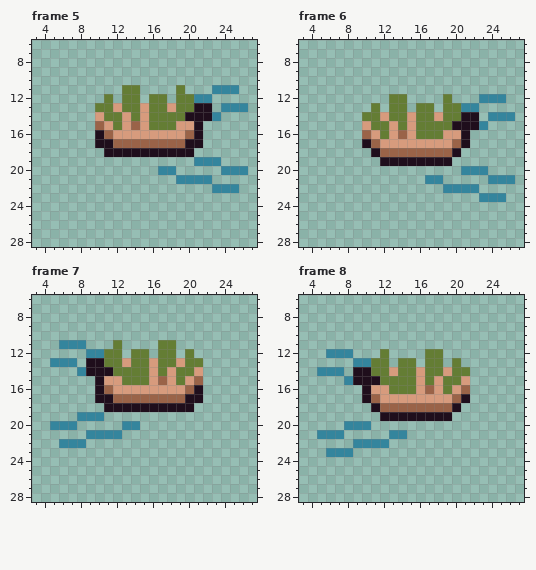
A pixel-art file gets an edit: Aseprite/boats/civilian.aseprite. The picture above is the old version.
32x32 pixels, 8 frames. Shown: frame 5: x 3..27, y 6..28; frame 6: x 3..27, y 6..28; frame 7: x 3..27, y 6..28; frame 8: x 3..27, y 6..28. The commit also changed other frames, which this record leaves out.
After:
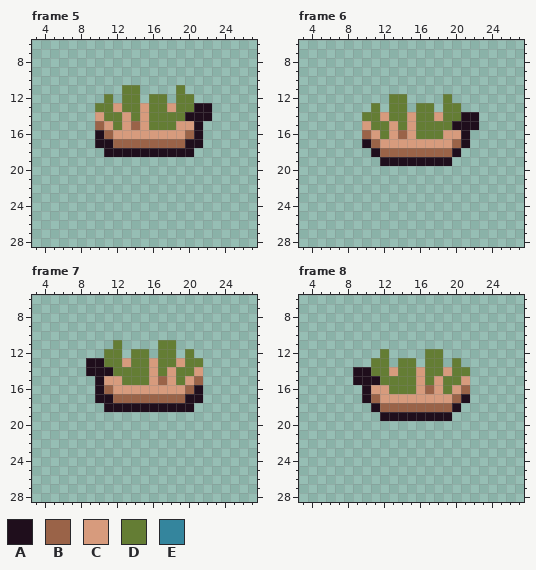
Palette (. is transparent): A #1f0e1c  B #9a6348  C #d79b7d  D #647d34  E #34859d
Diff:
--- frame 5
@@ x 19..27 @@
 10 .........
-11 D...EEE..
-12 DDEE.....
-13 DDAA.EEE.
-14 DAAAE....
+11 D........
+12 DD.......
+13 DDAA.....
+14 DAAA.....
 15 CCA......
@@ x 15..27 @@
 18 AAAAAA.......
-19 ......EEE....
-20 ..EE.....EEE.
-21 ....EEEE.....
-22 ........EEE..
+19 .............
+20 .............
+21 .............
+22 .............
 23 .............
--- frame 6
@@ x 19..27 @@
 11 .........
-12 D...EEE..
-13 DDEE.....
-14 DDAA.EEE.
-15 DAAAE....
+12 D........
+13 DD.......
+14 DDAA.....
+15 DAAA.....
 16 CCA......
@@ x 15..27 @@
 19 AAAAA........
-20 ......EEE....
-21 ..EE.....EEE.
-22 ....EEEE.....
-23 ........EEE..
+20 .............
+21 .............
+22 .............
+23 .............
 24 .............
--- frame 7
@@ x 3..12 @@
 10 ..........
-11 ...EEE...D
-12 ......EEDD
-13 ..EEE.AADD
-14 .....EAAAD
+11 .........D
+12 ........DD
+13 ......AADD
+14 ......AAAD
 15 .......ACC
@@ x 3..16 @@
 18 ........AAAAAA
-19 .....EEE......
-20 ..EEE.....EE..
-21 ......EEEE....
-22 ...EEE........
+19 ..............
+20 ..............
+21 ..............
+22 ..............
 23 ..............
--- frame 8
@@ x 3..12 @@
 11 ..........
-12 ...EEE...D
-13 ......EEDD
-14 ..EEE.AADD
-15 .....EAAAD
+12 .........D
+13 ........DD
+14 ......AADD
+15 ......AAAD
 16 .......ACC
@@ x 3..16 @@
 19 .........AAAAA
-20 .....EEE......
-21 ..EEE.....EE..
-22 ......EEEE....
-23 ...EEE........
+20 ..............
+21 ..............
+22 ..............
+23 ..............
 24 ..............
